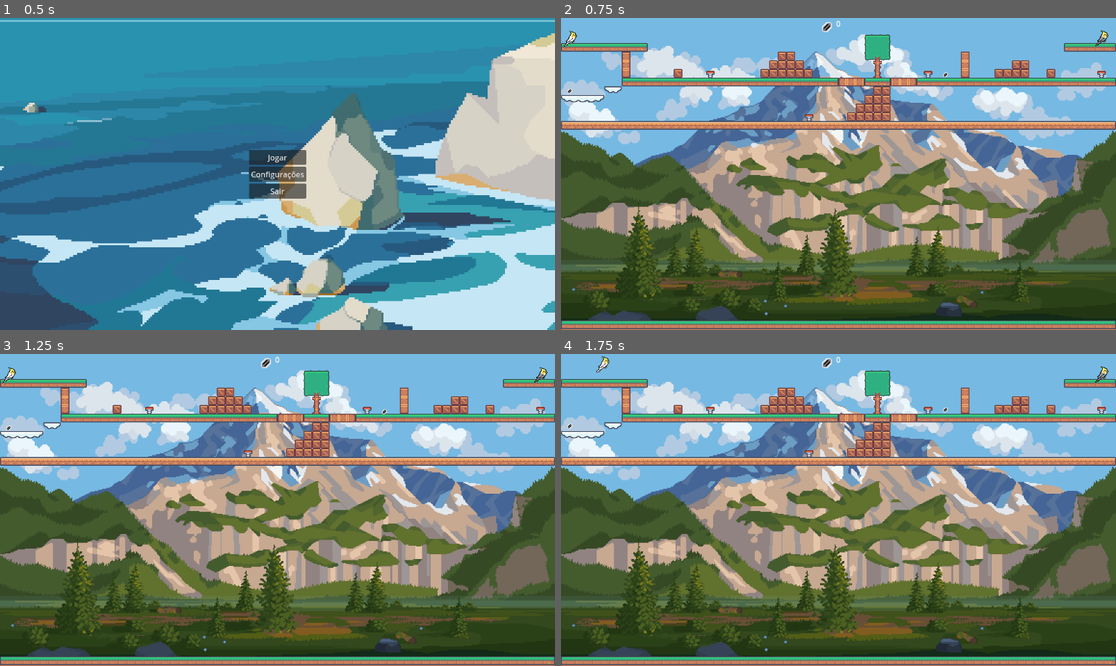
Above: before the commit, frames 1-4 (two rows, left to right).
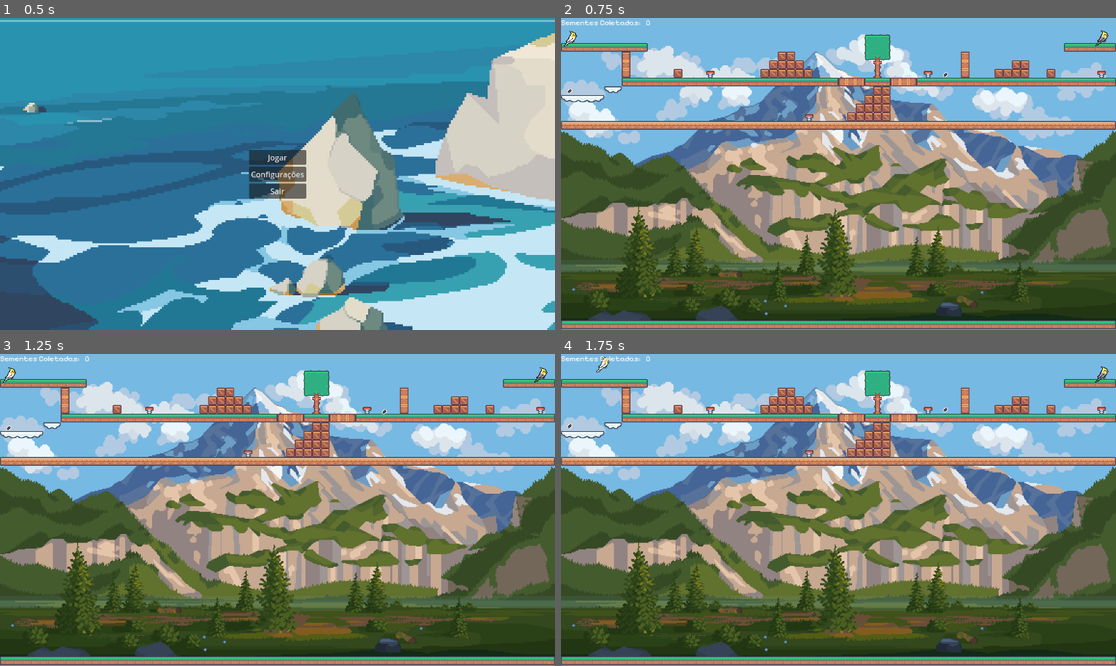
Above: after the commit, the same moments.

Repository: JulianoMRA/Cockatiel-Adventures
Game: Godot game, scene res://Scenes/MainMenu.tscn
The game is run twice, just before and just after one commit, with the same random seed, the same clock (stepped at 60 frames per second) and the same inputs. Sound files missing from this copy of the repository are replaced by a short silence.
Inputs:
- Up to frame 1 (0.5 s): no input
- Up to frame 2 (0.75 s): click "Jogar" at 0.5 s
- Up to frame 3 (1.25 s): no input
- Up to frame 4 (1.75 s): tap Enter at 1.25 s; hold D (ui_right) from 1.28 s (still down); tap Space (ui_up) at 1.52 s

Frame 1 is identical in both runs. In frame 2, 0.2% of the frame differs, in the area x 0-51%, y 0-5%; in frame 3, 0.2%; in frame 4, 0.2%.

Commit message:
Fontes da HUD

Diff:
--- a/cockatiel-adventures/Scenes/level_1.tscn
+++ b/cockatiel-adventures/Scenes/level_1.tscn
@@ -4,7 +4,7 @@
 [ext_resource type="Texture2D" uid="uid://836f8js3awxu" path="res://Assets/Sprites/Scenario/kenney_pixel-platformer/Tilemap/tilemap_packed.png" id="1_7p6j4"]
 [ext_resource type="Texture2D" uid="uid://b3qyjjy1woj5y" path="res://Assets/Sprites/Backgrounds/BGs/nature_3/origbig.png" id="1_8ffim"]
 [ext_resource type="AudioStream" uid="uid://hswhouh321qe" path="res://Assets/Audio/Soundtrack 01.mp3" id="1_chwpn"]
-[ext_resource type="Texture2D" uid="uid://p0hm41mef3kv" path="res://Assets/Sprites/Calopsitas/Seed18.png" id="2_6ioyp"]
+[ext_resource type="FontFile" uid="uid://d2l6gqmcrmgc5" path="res://Assets/Fonteds/Pixelify_Sans/PixelifySans-VariableFont_wght.ttf" id="2_6r07y"]
 [ext_resource type="PackedScene" uid="uid://cfrjj0ewas1kd" path="res://Scenes/player_1.tscn" id="2_xfk5q"]
 [ext_resource type="PackedScene" uid="uid://b6oais285ridb" path="res://Scenes/player_2.tscn" id="3_xfk5q"]
 [ext_resource type="Script" uid="uid://56sfq11nmi2n" path="res://Scenes/buttons.gd" id="6_af3po"]
@@ -484,34 +484,29 @@
 }]
 
 [node name="Level1" type="Node2D"]
+position = Vector2(576, 324)
 script = SubResource("GDScript_6r07y")
 
 [node name="HUD" type="CanvasLayer" parent="."]
 script = ExtResource("1_6r07y")
-
-[node name="TextureRect" type="TextureRect" parent="HUD"]
-anchors_preset = 5
-anchor_left = 0.5
-anchor_right = 0.5
-offset_left = -42.0
-offset_top = 1.0
-offset_right = -6.0
-offset_bottom = 37.0
-grow_horizontal = 2
-size_flags_horizontal = 4
-size_flags_vertical = 4
-texture = ExtResource("2_6ioyp")
 
 [node name="Label" type="Label" parent="HUD"]
 anchors_preset = 5
 anchor_left = 0.5
 anchor_right = 0.5
-offset_left = -5.0
-offset_right = 5.0
+offset_left = -400.0
+offset_right = -390.0
 offset_bottom = 23.0
 grow_horizontal = 2
 size_flags_horizontal = 4
+theme_override_fonts/font = ExtResource("2_6r07y")
 text = "0"
+
+[node name="Texto" type="Label" parent="HUD"]
+offset_right = 40.0
+offset_bottom = 23.0
+theme_override_fonts/font = ExtResource("2_6r07y")
+text = "Sementes Coletadas:"
 
 [node name="BackgroundMusic" type="AudioStreamPlayer" parent="."]
 stream = ExtResource("1_chwpn")
--- a/cockatiel-adventures/project.godot
+++ b/cockatiel-adventures/project.godot
@@ -47,3 +47,8 @@
 "events": [Object(InputEventKey,"resource_local_to_scene":false,"resource_name":"","device":-1,"window_id":0,"alt_press …(195 unchanged characters)…
 ]
 }
+
+[rendering]
+
+anti_aliasing/quality/msaa_2d=1
+anti_aliasing/quality/use_taa=true
Not shown, added: cockatiel-adventures/Assets/Fonteds/Pixelify_Sans/OFL.txt
Binary file added: cockatiel-adventures/Assets/Fonteds/Pixelify_Sans/PixelifySans-VariableFont_wght.ttf
Not shown, added: cockatiel-adventures/Assets/Fonteds/Pixelify_Sans/PixelifySans-VariableFont_wght.ttf.import
Not shown, added: cockatiel-adventures/Assets/Fonteds/Pixelify_Sans/README.txt
Binary file added: cockatiel-adventures/Assets/Fonteds/Pixelify_Sans/static/PixelifySans-Bold.ttf
Not shown, added: cockatiel-adventures/Assets/Fonteds/Pixelify_Sans/static/PixelifySans-Bold.ttf.import
Binary file added: cockatiel-adventures/Assets/Fonteds/Pixelify_Sans/static/PixelifySans-Medium.ttf
Not shown, added: cockatiel-adventures/Assets/Fonteds/Pixelify_Sans/static/PixelifySans-Medium.ttf.import
Binary file added: cockatiel-adventures/Assets/Fonteds/Pixelify_Sans/static/PixelifySans-Regular.ttf
Not shown, added: cockatiel-adventures/Assets/Fonteds/Pixelify_Sans/static/PixelifySans-Regular.ttf.import
Binary file added: cockatiel-adventures/Assets/Fonteds/Pixelify_Sans/static/PixelifySans-SemiBold.ttf
Not shown, added: cockatiel-adventures/Assets/Fonteds/Pixelify_Sans/static/PixelifySans-SemiBold.ttf.import
